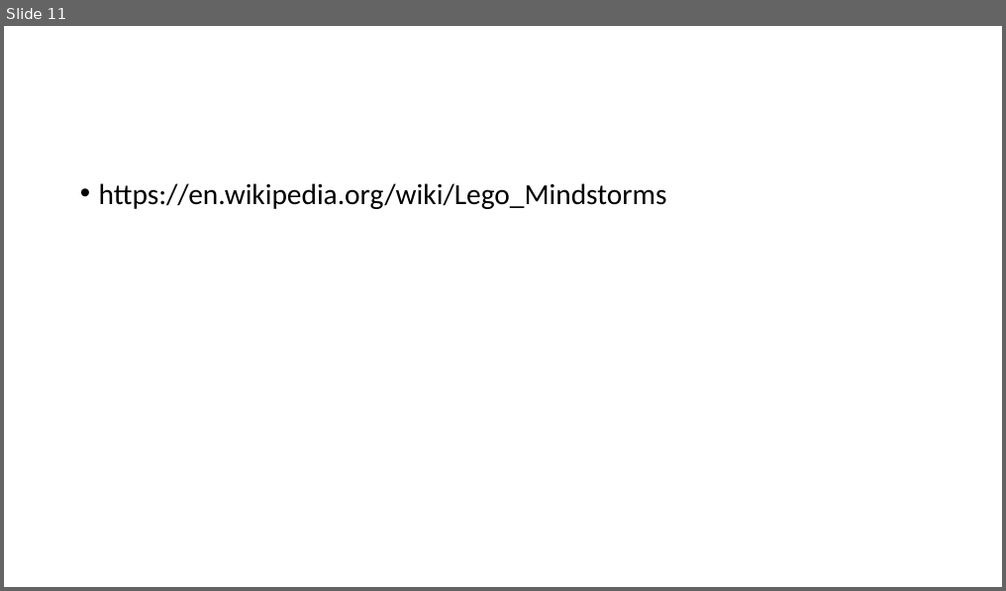
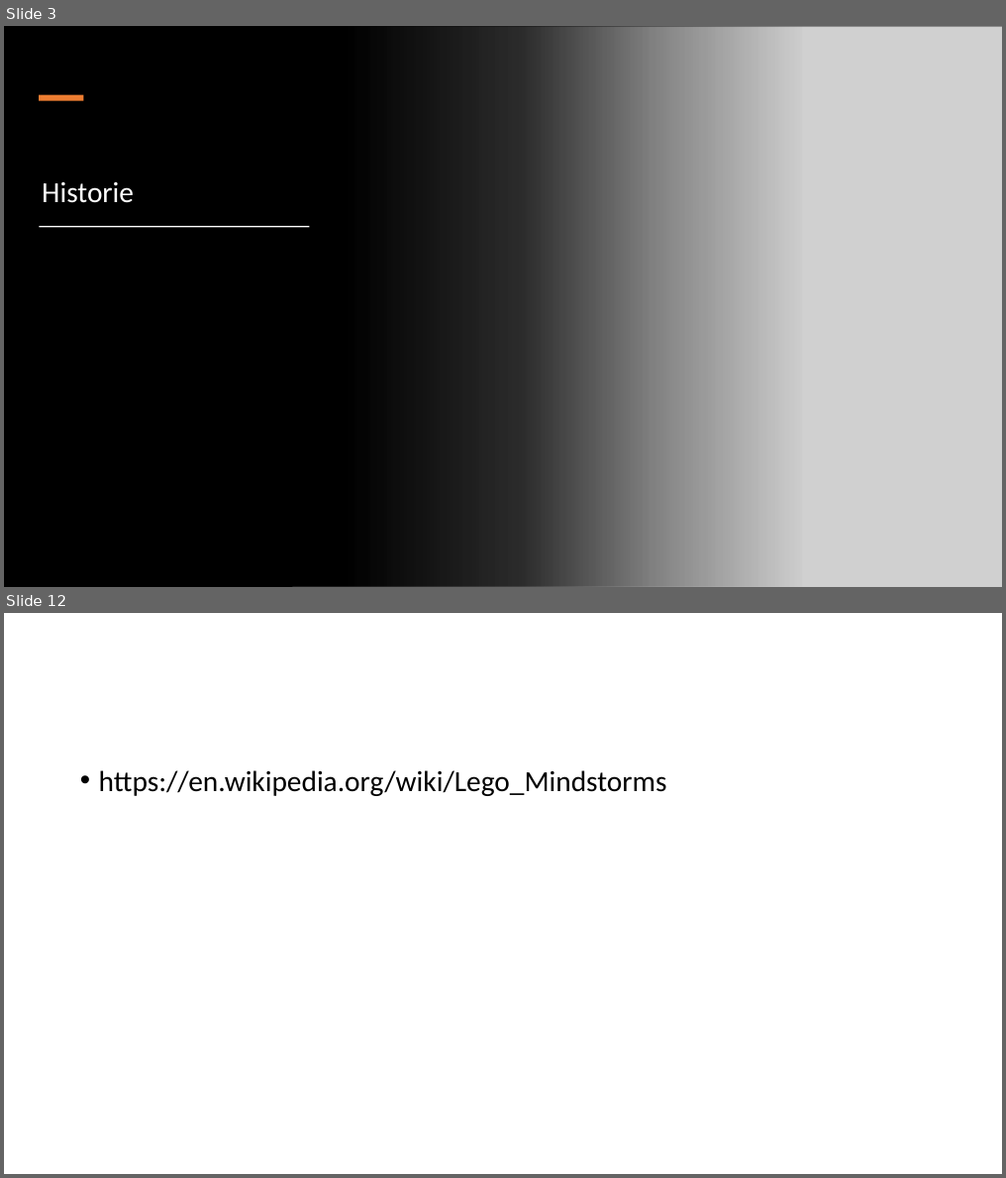
Before and after one commit to G4RG4M3L/pokus, a slide deck: Jost.pptx. Shown one above the other, each under a label of ours: slide 11 before the commit, slides 3 and 12 after it; the slides between them are not shown. The pictures are 1006x591 and 1006x1178 pixels, drawn with LibreOffice and Linux fonts; fonts in the diff are those of the drawing; grey boxes stand for pictures. Boxes give left, top, right and bottom in pixels: in the first picture for what was removed or moved away, otherwise in the second. Text is boxed around its words. In the diff, an @@ line names an element or a change of style, - is before the commit and + after.

```diff
--- a/Jost.pptx
+++ b/Jost.pptx
@@ slide 3 added at (4, 26, 1002, 587), background #000000 @@
@@ rectangle added at (4, 26, 803, 587), fill gradient #000000 @@
@@ picture added at (292, 26, 1002, 587) @@
@@ rectangle added at (39, 95, 83, 101), fill #ED7D31 @@
@@ title added at (42, 182, 134, 203), 28 pt, text #FFFFFF @@
+Historie
@@ rectangle added at (40, 226, 310, 227), fill #FFFFFF @@
@@ what was slide 11 is now slide 12 @@
```
Also in this commit, not shown: 1 slide changed, 4 other slides added, 4 slides removed.
